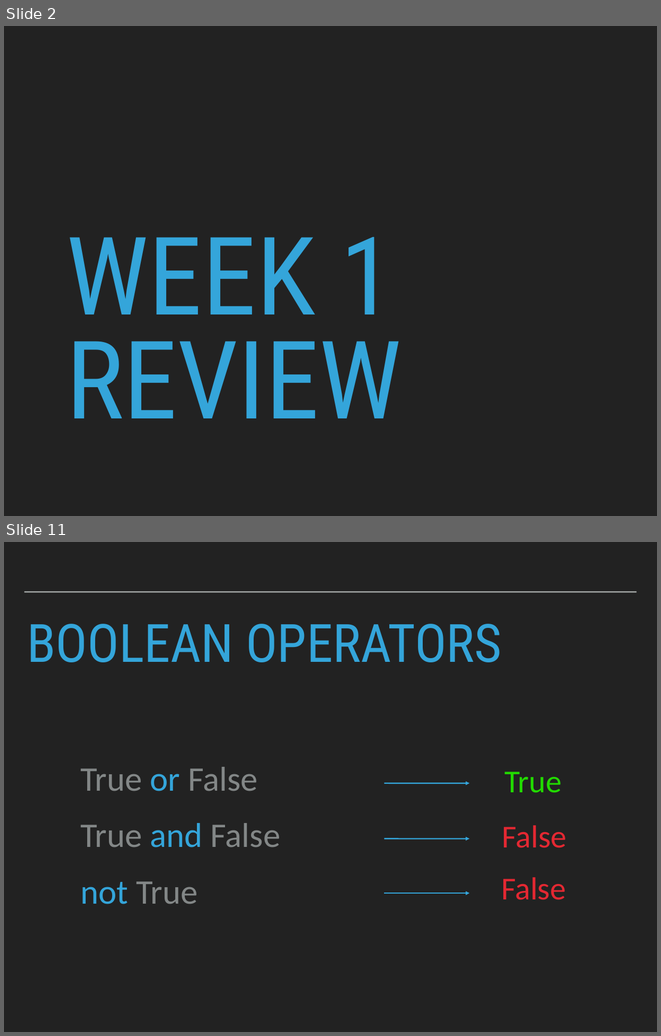
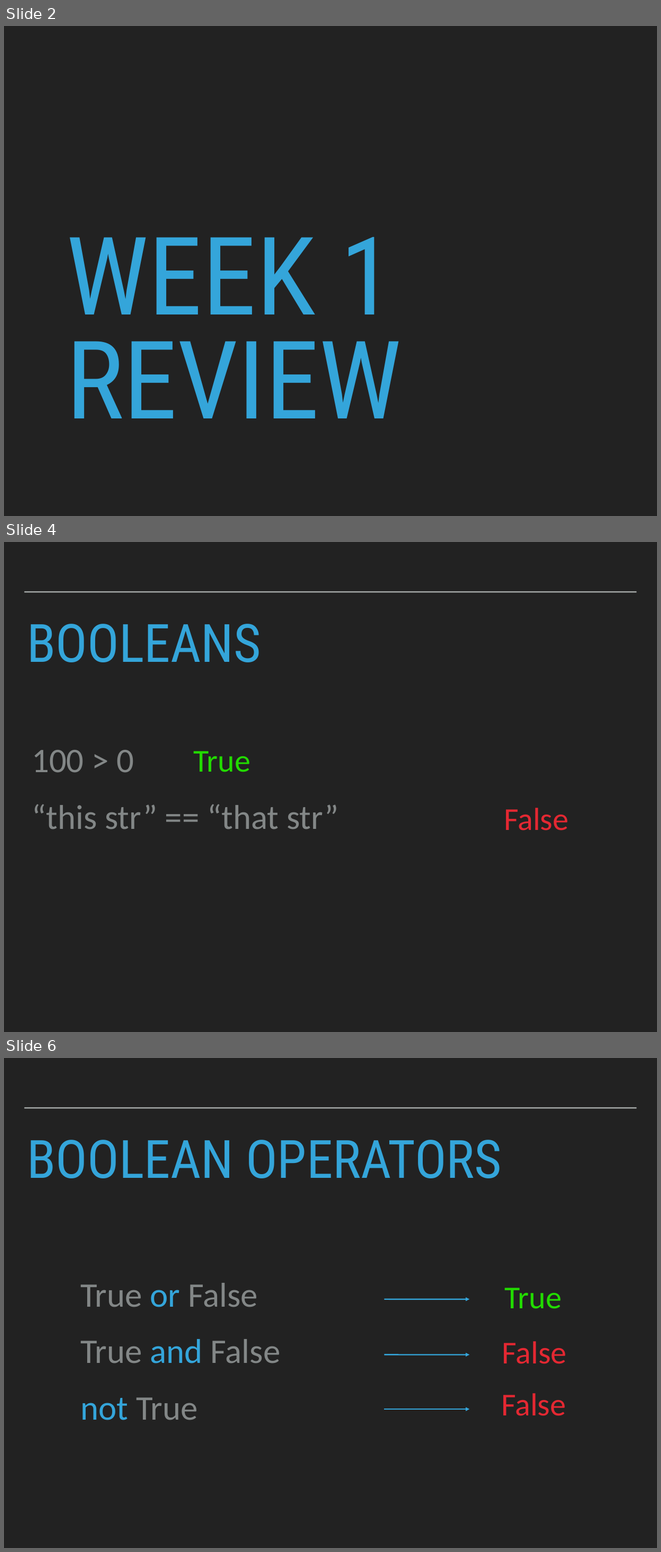
Before and after one commit to robcarrington/Week2_PythonForDataScience, a slide deck: Session3_Slides.pptx. Shown one above the other, each under a label of ours: slides 2 and 11 before the commit, slides 2, 4 and 6 after it; the slides between them are not shown. The pictures are 661x1036 and 661x1552 pixels, drawn with LibreOffice and Linux fonts; fonts in the diff are those of the drawing. Boxes give left, top, right and bottom in pixels: in the first picture for what was removed or moved away, otherwise in the second. Text is boxed around its words. In the diff, an @@ line names an element or a change of style, - is before the commit and + after.

```diff
--- a/Session3_Slides.pptx
+++ b/Session3_Slides.pptx
@@ slide 4 added at box(4, 542, 657, 1032), background #222222; not listed: 1 template element that a slide beside it also shows @@
@@ title added at box(27, 624, 261, 662), 82.8 pt, text #34A5DA @@
+BOOLEANS
@@ text added at box(32, 750, 339, 829), 54 pt, text #838787 @@
+100 > 0
+“this str” == “that str”
@@ text added at box(193, 751, 250, 772), 50 pt, text #22DA00 @@
+True
@@ text added at box(504, 808, 568, 830), 50 pt, text #E42832 @@
+False
@@ what was slide 11 is now slide 6 @@
```
Also in this commit, not shown: 5 slides changed, 14 other slides added, 6 slides removed, 3 other files.
